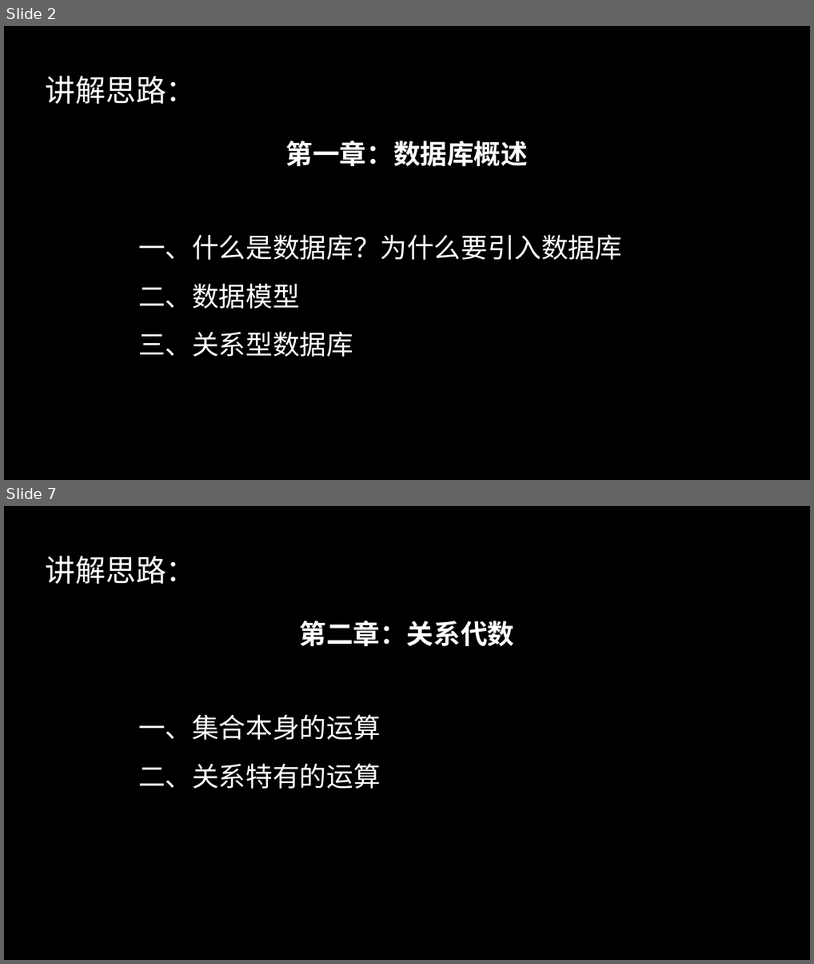
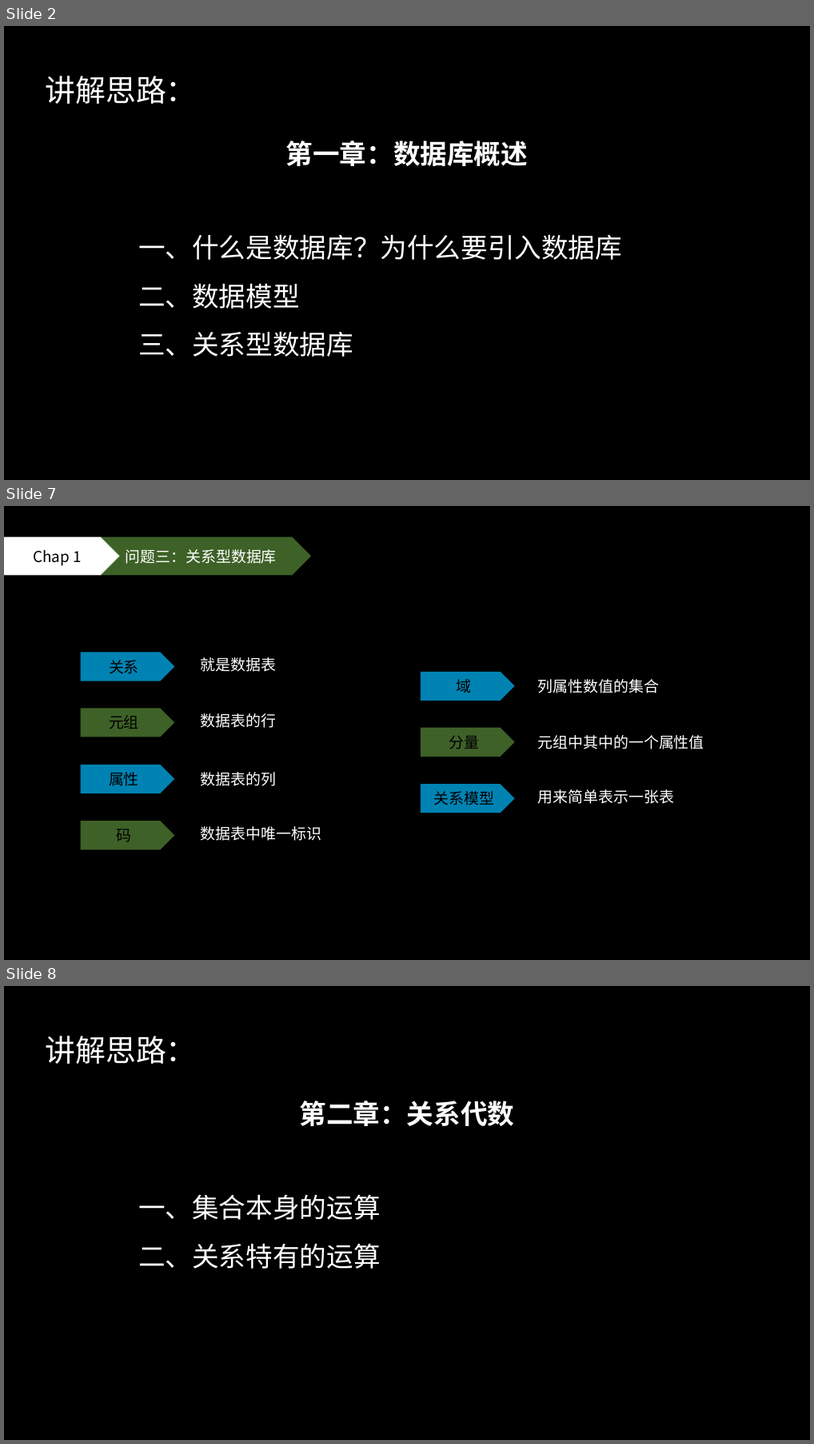
Before and after one commit to 50mengzhu/Database, a slide deck: ReationalDB.pptx. Shown one above the other, each under a label of ours: slides 2 and 7 before the commit, slides 2, 7 and 8 after it; the slides between them are not shown. The pictures are 814x964 and 814x1444 pixels, drawn with LibreOffice and Linux fonts; fonts in the diff are those of the drawing. Boxes give left, top, right and bottom in pixels: in the first picture for what was removed or moved away, otherwise in the second. Text is boxed around its words. In the diff, an @@ line names an element or a change of style, - is before the commit and + after.

```diff
--- a/ReationalDB.pptx
+++ b/ReationalDB.pptx
@@ slide 7 added at (x1=4, y1=506, x2=810, y2=960), background #000000 @@
@@ pentagon arrow added at (x1=4, y1=537, x2=120, y2=575), fill #FFFFFF, 18 pt, text #000000 @@
+Chap 1
@@ chevron added at (x1=100, y1=537, x2=311, y2=575), fill #548235 at 75% opacity, 18 pt, text #FFFFFF @@
+问题三：关系型数据库
@@ pentagon arrow added at (x1=80, y1=652, x2=174, y2=681), fill #00B0F0 at 75% opacity, 18 pt, text #000000 @@
+关系
@@ text added at (x1=201, y1=657, x2=276, y2=672), 18 pt, text #FFFFFF @@
+就是数据表
@@ pentagon arrow added at (x1=421, y1=672, x2=515, y2=700), fill #00B0F0 at 75% opacity, 18 pt, text #000000 @@
+域
@@ text added at (x1=538, y1=679, x2=659, y2=693), 18 pt, text #FFFFFF @@
+列属性数值的集合
@@ pentagon arrow added at (x1=80, y1=708, x2=174, y2=737), fill #548235 at 75% opacity, 18 pt, text #000000 @@
+元组
@@ text added at (x1=201, y1=713, x2=276, y2=728), 18 pt, text #FFFFFF @@
+数据表的行
@@ pentagon arrow added at (x1=421, y1=728, x2=515, y2=756), fill #548235 at 75% opacity, 18 pt, text #000000 @@
+分量
@@ text added at (x1=538, y1=735, x2=705, y2=749), 18 pt, text #FFFFFF @@
+元组中其中的一个属性值
@@ pentagon arrow added at (x1=80, y1=764, x2=174, y2=793), fill #00B0F0 at 75% opacity, 18 pt, text #000000 @@
+属性
@@ text added at (x1=201, y1=772, x2=276, y2=786), 18 pt, text #FFFFFF @@
+数据表的列
@@ pentagon arrow added at (x1=421, y1=784, x2=515, y2=812), fill #00B0F0 at 75% opacity, 18 pt, text #000000 @@
+关系模型
@@ text added at (x1=538, y1=789, x2=674, y2=804), 18 pt, text #FFFFFF @@
+用来简单表示一张表
@@ pentagon arrow added at (x1=80, y1=820, x2=174, y2=850), fill #548235 at 75% opacity, 18 pt, text #000000 @@
+码
@@ text added at (x1=201, y1=826, x2=322, y2=840), 18 pt, text #FFFFFF @@
+数据表中唯一标识
@@ what was slide 7 is now slide 8 @@
```
Also in this commit, not shown: 4 slides changed, 19 other slides added, 3 slides removed, 1 other file.
